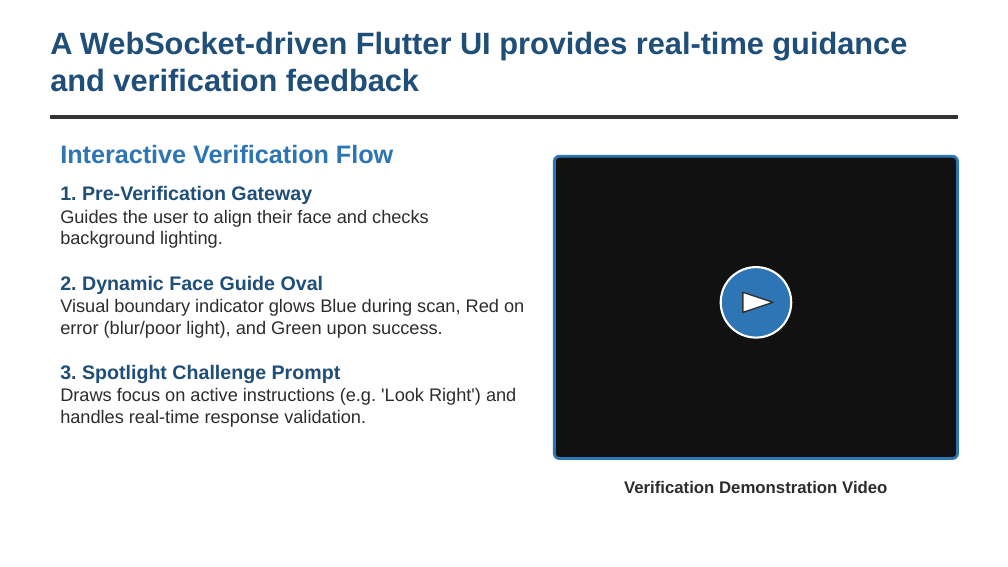
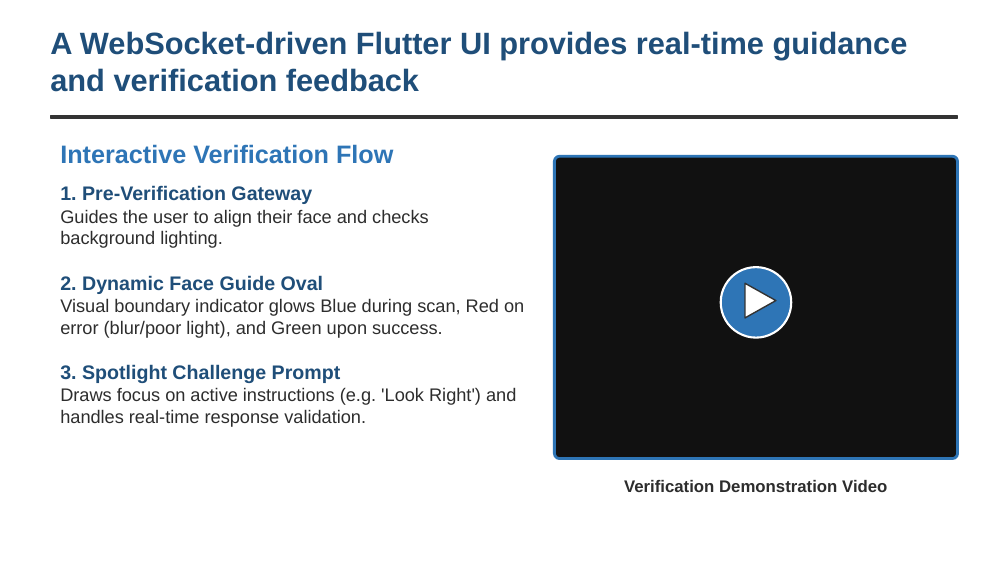
Before and after one commit to sthavirpunwatkar/SHIELD-Secure-Human-Identity-Liveness-Evaluation-Detection, a slide deck: slide 9 of SHIELD_CDAC_Project_Review.pptx. Drawn at 1008x567 pixels with LibreOffice and Linux fonts; fonts in the diff are those of the drawing. Boxes give left, top, right and bottom in pixels: in the first picture for what was removed or moved away, otherwise in the second. Text is boxed around its words. In the diff, an @@ line names an element or a change of style, - is before the commit and + after.

```diff
--- a/SHIELD_CDAC_Project_Review.pptx
+++ b/SHIELD_CDAC_Project_Review.pptx
@@ text at (60, 185, 524, 427): text changed @@
-1. Pre-Verification Gateway
-Guides the user to align their face and checks background lighting.
-2. Dynamic Face Guide Oval
-Visual boundary indicator glows Blue during scan, Red on error (blur/poor light), and Green upon success.
-3. Spotlight Challenge Prompt
-Draws focus on active instructions (e.g. 'Look Right') and handles real-time response validation.
+1. Pre-Verification Gateway
+Guides the user to align their face and checks background lighting.
+2. Dynamic Face Guide Oval
+Visual boundary indicator glows Blue during scan, Red on error (blur/poor light), and Green upon success.
+3. Spotlight Challenge Prompt
+Draws focus on active instructions (e.g. 'Look Right') and handles real-time response validation.
@@ triangle: place and size @@
-triangle at (743, 292, 773, 312)
+triangle at (744, 284, 776, 318)
@@ triangle at (744, 284, 776, 318): proportions changed @@
```
Also in this commit, not shown: 8 other slides changed, 4 other files.
